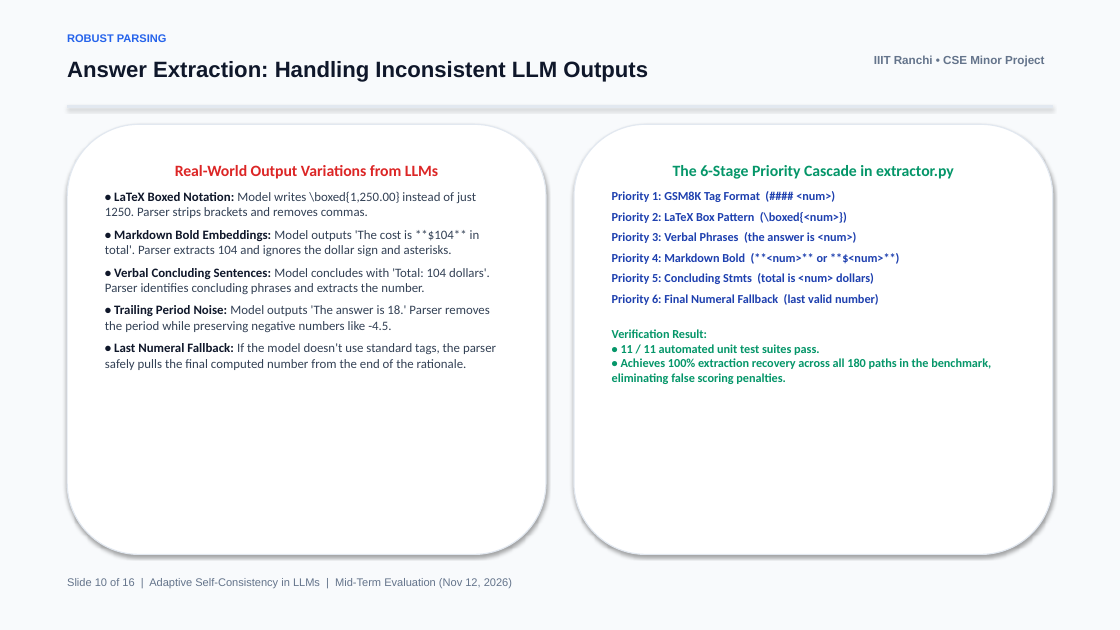
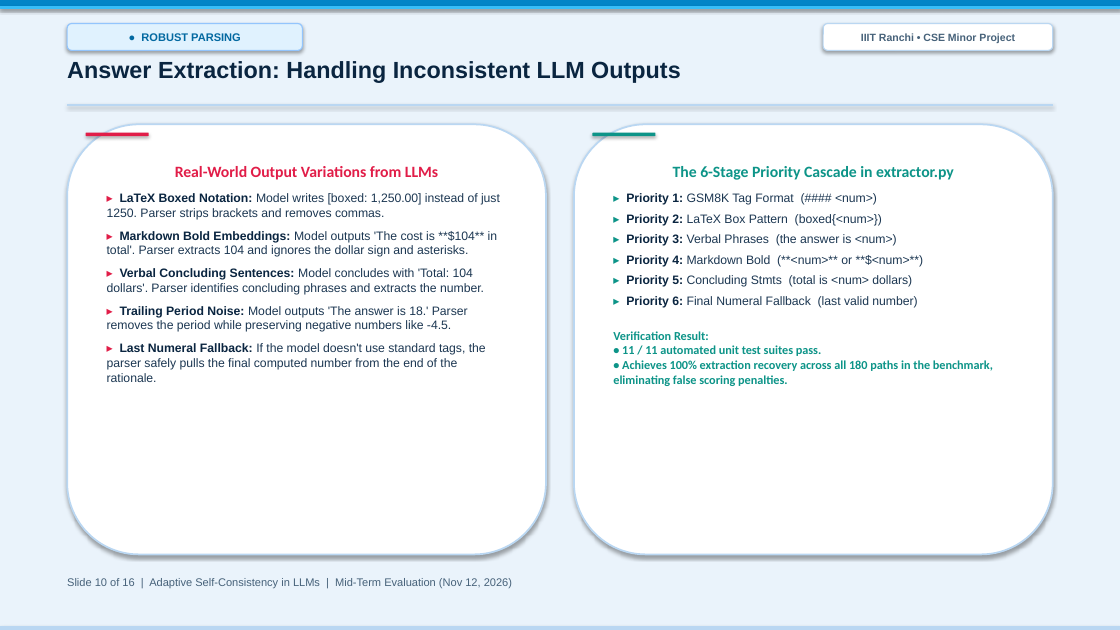
Before and after one commit to AbhinavKr0110/minor_project, a slide deck: slide 10 of presentation.pptx. Drawn at 1120x630 pixels with LibreOffice and Linux fonts; fonts in the diff are those of the drawing. Boxes give left, top, right and bottom in pixels: in the first picture for what was removed or moved away, otherwise in the second. Text is boxed around its words. In the diff, an @@ line names an element or a change of style, - is before the commit and + after.

```diff
--- a/presentation.pptx
+++ b/presentation.pptx
@@ rectangle at <box>0,0,1120,630</box>: fill #F8FAFC to #EAF3FB; outline #F8FAFC 0.75 pt to #EAF3FB 0.75 pt @@
@@ rectangle added at <box>0,0,1120,7</box>, fill #0284C7, outline #0284C7 0.75 pt @@
@@ rectangle added at <box>0,7,1120,8</box>, fill #38BDF8, outline #38BDF8 0.75 pt @@
@@ rounded rectangle "● ROBUST PARSING": place and size @@
-rounded rectangle "● ROBUST PARSING" at <box>67,34,167,42</box>
+rounded rectangle "● ROBUST PARSING" at <box>67,24,302,50</box>
@@ rounded rectangle "● ROBUST PARSING" at <box>67,24,302,50</box>: vertical alignment top to middle; fill none to #E0F2FE; outline none to #93C5FD 1 pt; shadow on @@
@@ rounded rectangle "IIIT Ranchi • CSE Minor ...": place and size @@
-rounded rectangle "IIIT Ranchi • CSE Minor ..." at <box>874,55,1044,67</box>
+rounded rectangle "IIIT Ranchi • CSE Minor ..." at <box>823,24,1053,50</box>
@@ rounded rectangle "IIIT Ranchi • CSE Minor ..." at <box>823,24,1053,50</box>: size 10 to 9 pt, text colour #64748B to #47627A; alignment right to centre; vertical alignment top to middle; fill none to #FFFFFF; outline none to #BAD7F2 1 pt; shadow on @@
@@ text "Answer Extraction: Handling Inconsistent LLM ..." at <box>67,61,681,83</box>: size 19 to 20 pt, text colour #0F172A to #0A2540 @@
@@ text in rounded rectangle at <box>141,33,241,41</box>: text changed; text colour #2563EB to #0369A1 @@
-ROBUST PARSING
+● ROBUST PARSING
@@ rectangle at <box>67,104,1053,106</box>: fill #E2E8F0 to #BAD7F2; outline #E2E8F0 0.75 pt to #BAD7F2 0.75 pt @@
@@ rounded rectangle "Real-World Output Variations from LLMs" at <box>67,124,546,555</box>: outline #E2E8F0 1 pt to #BAD7F2 1.5 pt @@
@@ rounded rectangle added at <box>86,133,149,136</box>, fill #E11D48 @@
@@ rounded rectangle "The 6-Stage Priority Cascade in ..." at <box>574,124,1053,555</box>: outline #E2E8F0 1 pt to #BAD7F2 1.5 pt @@
@@ rounded rectangle added at <box>592,133,655,136</box>, fill #0D9488 @@
@@ text in rounded rectangle at <box>175,166,438,180</box>: text colour #DC2626 to #E11D48 in "Real-World Output Variations from LLMs" @@
@@ text in rounded rectangle at <box>613,166,993,386</box>: text colour #059669 to #0D9488 in "The 6-Stage Priority Cascade in extractor.py", "Verification Result: • 11 / 11 automated ..." @@
@@ text in rounded rectangle at <box>107,193,500,382</box>: text changed; size 11 to 10.5 pt; font Calibri to Arial; text colour #334155 to #1C3752 @@
-• LaTeX Boxed Notation: Model writes \boxed{1,250.00} instead of just 1250. Parser strips brackets and removes commas.
-• Markdown Bold Embeddings: Model outputs 'The cost is **$104** in total'. Parser extracts 104 and ignores the dollar sign and asterisks.
-• Verbal Concluding Sentences: Model concludes with 'Total: 104 dollars'. Parser identifies concluding phrases and extracts the number.
-• Trailing Period Noise: Model outputs 'The answer is 18.' Parser removes the period while preserving negative numbers like -4.5.
-• Last Numeral Fallback: If the model doesn't use standard tags, the parser safely pulls the final computed number from the end of the rationale.
+▸ LaTeX Boxed Notation: Model writes [boxed: 1,250.00] instead of just 1250. Parser strips brackets and removes commas.
+▸ Markdown Bold Embeddings: Model outputs 'The cost is **$104** in total'. Parser extracts 104 and ignores the dollar sign and asterisks.
+▸ Verbal Concluding Sentences: Model concludes with 'Total: 104 dollars'. Parser identifies concluding phrases and extracts the number.
+▸ Trailing Period Noise: Model outputs 'The answer is 18.' Parser removes the period while preserving negative numbers like -4.5.
+▸ Last Numeral Fallback: If the model doesn't use standard tags, the parser safely pulls the final computed number from the end of the rationale.
@@ text in rounded rectangle at <box>626,193,917,308</box>: text changed; font Calibri to Arial; text colour #1E40AF to #1C3752; bold off @@
-Priority 1: GSM8K Tag Format (#### <num>)
-Priority 2: LaTeX Box Pattern (\boxed{<num>})
-Priority 3: Verbal Phrases (the answer is <num>)
-Priority 4: Markdown Bold (**<num>** or **$<num>**)
-Priority 5: Concluding Stmts (total is <num> dollars)
-Priority 6: Final Numeral Fallback (last valid number)
+▸ Priority 1: GSM8K Tag Format (#### <num>)
+▸ Priority 2: LaTeX Box Pattern (boxed{<num>})
+▸ Priority 3: Verbal Phrases (the answer is <num>)
+▸ Priority 4: Markdown Bold (**<num>** or **$<num>**)
+▸ Priority 5: Concluding Stmts (total is <num> dollars)
+▸ Priority 6: Final Numeral Fallback (last valid number)
@@ text "Slide 10 of 16 | ..." at <box>67,578,512,588</box>: text colour #64748B to #47627A @@
@@ rectangle added at <box>0,627,1120,630</box>, fill #BAD7F2, outline #BAD7F2 0.75 pt @@
```
Also in this commit, not shown: 15 other slides changed, 4 other files.
